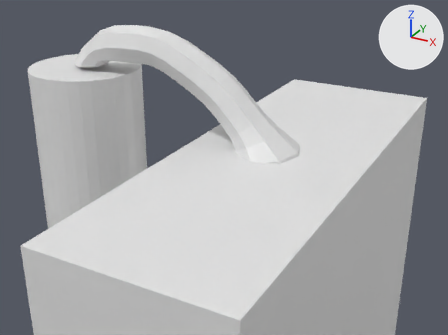
An edit to the FBX model Assets/Kitchen/sink.fbx, drawn before and after from the same camera.
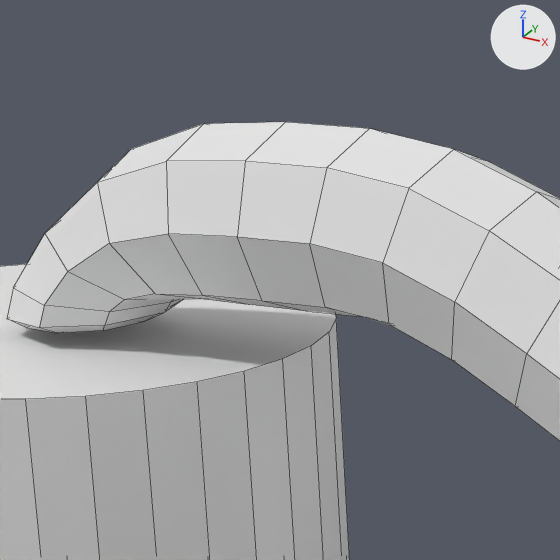
There are two pictures of each version: one from a 50 mm lens placed at (13.18, -5.84, 2.78), pointed at (10.06, -0.16, -0.05), one close up on the part from 16% to 42% of the width and 0% to 34% of the height. Arrows for +X, +Y and +Z are at upper right; the lights stay in place. The close-ups show mesh edges as thin lines. Where no turn or scale is listed for an object, it has been applied to the vertices.

In view in the first close-up: 'tap', 'water_stream'.
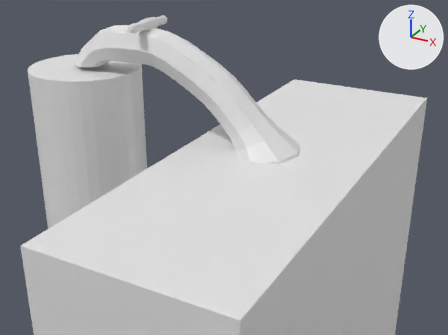
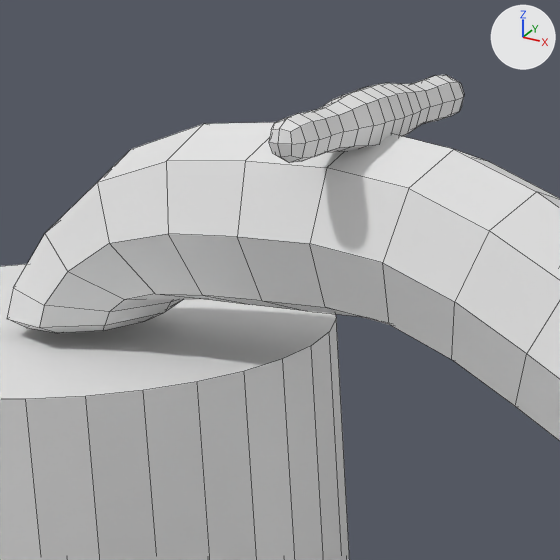
Where the change shows, as pixel boxes [x1, y1, x2, y2] in the close-ups (560 x 560 px):
```json
{"object": "tap_wheel", "change": "added", "after": [269, 75, 464, 163]}
```

The change, as JSON lines over the scene's bpy script:
```json
{"op": "add", "block": "me_cube_005", "code": ["me_cube_005 = bpy.data.meshes.new('Cube.005')", "me_cube_005.from_pydata(...)  # 138 vertices, 136 faces; spans x -0.07..0.07, y -0.355..0.355, z -0.07..0.07"]}
{"op": "add", "block": "ob_tap_wheel", "code": ["ob_tap_wheel = bpy.data.objects.new('tap_wheel', me_cube_005)", "ob_tap_wheel.location = (8.99, 0.0, 1.44)"]}
```
